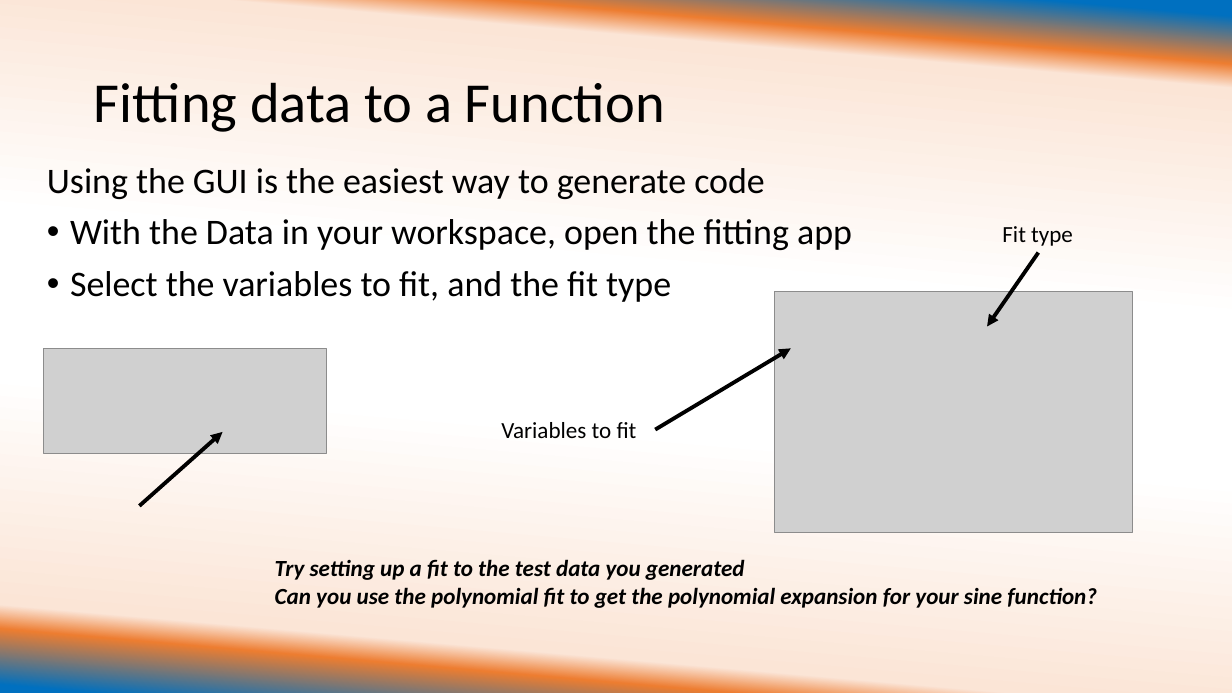
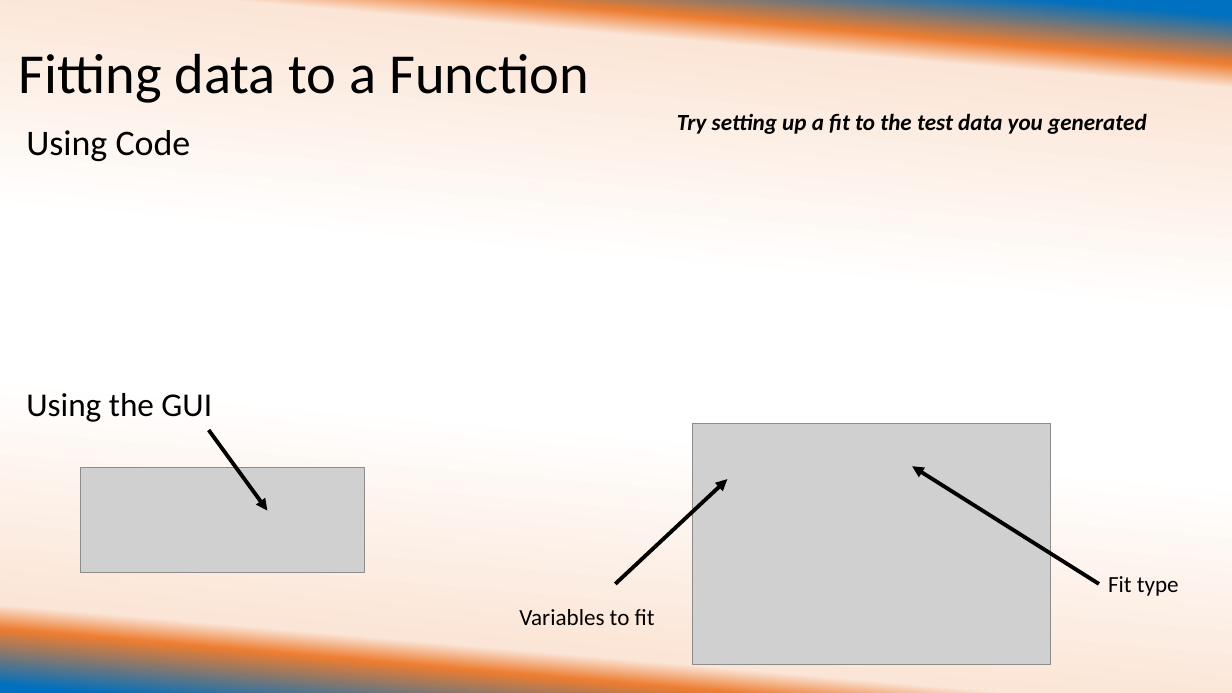
Before and after one commit to ehuemill/Intro-to-Matlab, a slide deck: slide 10 of Day 2 of Crash Course/University of Illinois REU Introduction to Matlab Day 2 with examples.pptx (slide 6 before the commit). Drawn at 1232x693 pixels with LibreOffice and Linux fonts; fonts in the diff are those of the drawing; grey boxes stand for pictures. Boxes give left, top, right and bottom in pixels: in the first picture for what was removed or moved away, otherwise in the second. Text is boxed around its words. In the diff, an @@ line names an element or a change of style, - is before the commit and + after.

Commit message:
Added Plotting and Subplotting functions

```diff
--- a/Day 2 of Crash Course/University of Illinois REU Introduction to Matlab Day 2 with examples.pptx
+++ b/Day 2 of Crash Course/University of Illinois REU Introduction to Matlab Day 2 with examples.pptx
@@ title "Fitting data to a Function": place and size @@
-title "Fitting data to a Function" at (94, 82, 665, 132)
+title "Fitting data to a Function" at (18, 53, 589, 103)
@@ text "Try setting up a fit ...": place and size @@
-text "Try setting up a fit ..." at (275, 559, 1097, 608)
+text "Try setting up a fit ..." at (677, 113, 1147, 134)
@@ text at (26, 130, 191, 161): text changed @@
-Using the GUI is the easiest way to generate code
-• With the Data in your workspace, open the fitting app
-• Select the variables to fit, and the fit type
+Using Code
@@ text added at (26, 393, 212, 422), 25.9 pt, text #000000 @@
+Using the GUI
@@ arrow moved from (140, 506) - (223, 432) to (209, 430) - (267, 511) @@
@@ picture: place and size @@
-picture at (775, 291, 1133, 532)
+picture at (693, 423, 1051, 665)
@@ picture: place and size @@
-picture at (43, 348, 326, 454)
+picture at (81, 468, 364, 573)
@@ arrow moved from (1039, 252) - (987, 326) to (1099, 584) - (912, 467) @@
@@ arrow moved from (655, 430) - (791, 348) to (616, 584) - (727, 480) @@
@@ text "Fit type": place and size @@
-text "Fit type" at (1002, 226, 1073, 246)
+text "Fit type" at (1108, 576, 1179, 596)
@@ text at (275, 587, 1097, 608): paragraph removed @@
-Can you use the polynomial fit to get the polynomial expansion for your sine function?
@@ text "Variables to fit": place and size @@
-text "Variables to fit" at (501, 422, 637, 438)
+text "Variables to fit" at (519, 609, 655, 625)
```
Also in this commit, not shown: 4 other slides changed, 4 slides added.
